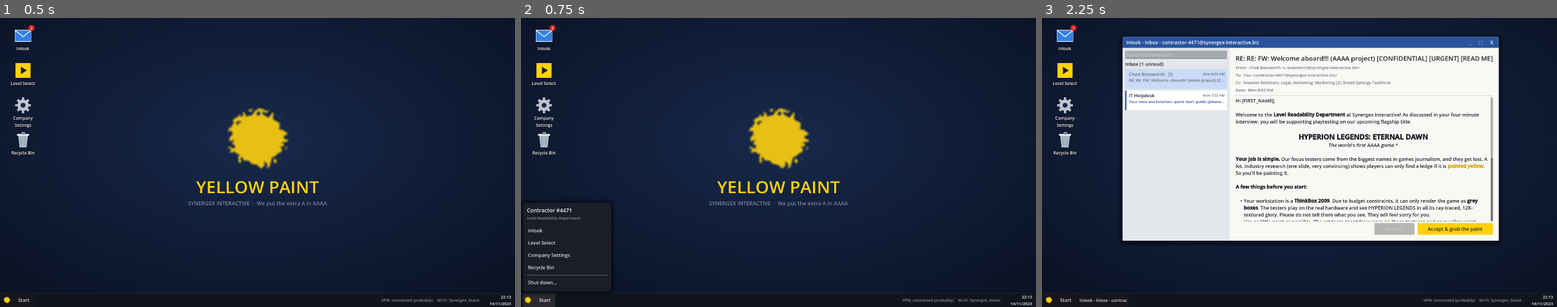
Above: before the commit, frames 1-3 (left to right).
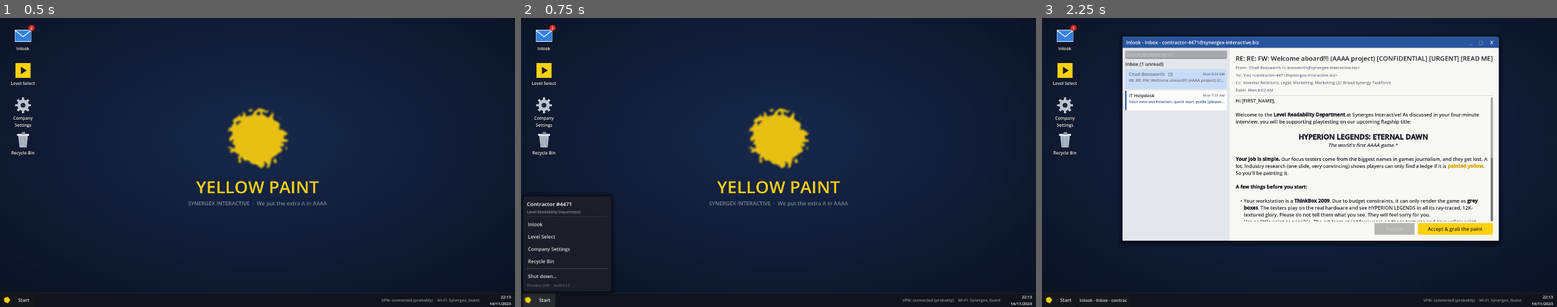
Above: after the commit, the same moments.

Repository: RSghr/yellow-paint
Game: Godot game, scene res://level_select.tscn
Two runs of this game, one before a commit and one after it. Both use one fixed random seed, a clock stepped at 60 frames per second and the inputs below.
Inputs (mouse positions are in pixels of both pictures, inside the frame that each line leads up to):
- Up to frame 1 (0.5 s): no input
- Up to frame 2 (0.75 s): click "Start" at 0.5 s
- Up to frame 3 (2.25 s): click "Start" at 1.25 s; click (1062, 41) at 2.02 s

Frame 1 is identical in both runs. In frame 2, 0.8% of the frame differs, in the area x 1-18%, y 61-94%; in frame 3, nothing differs.

Commit message:
Version 0.9.2: project setting, export preset, shown in the Start menu
Co-Authored-By: Claude Opus 5.5 <noreply@anthropic.com>
Claude-Session: https://claude.ai/code/session_01W5jG8cMnz72ugdxaP4H6QQ

Diff:
--- a/level_select.gd
+++ b/level_select.gd
@@ -340,6 +340,9 @@
 			col.add_child(_menu_button(item[0], item[1]))
 		col.add_child(HSeparator.new())
 		col.add_child(_menu_button("Shut down...", _ask_shutdown))
+		# The game's real version (Project Settings > Application > Config > Version), so screenshots tell which build.
+		col.add_child(_label("ThinkBox 2009  ·  build %s" % ProjectSettings.get_setting("application/config/version", "dev"),
+			12, Color(1, 1, 1, 0.35)))
 		add_child(_start_menu)
 	_start_menu.visible = true
 	_start_menu.move_to_front()
--- a/project.godot
+++ b/project.godot
@@ -11,6 +11,7 @@
 [application]
 
 config/name="Yellow Paint"
+config/version="0.9.2"
 run/main_scene="res://level_select.tscn"
 config/features=PackedStringArray("4.6", "Forward Plus")
 boot_splash/bg_color=Color(0.047058824, 0.08235294, 0.15686275, 1)
Not shown, changed: export_presets.cfg
Not shown, changed: CLAUDE.md
